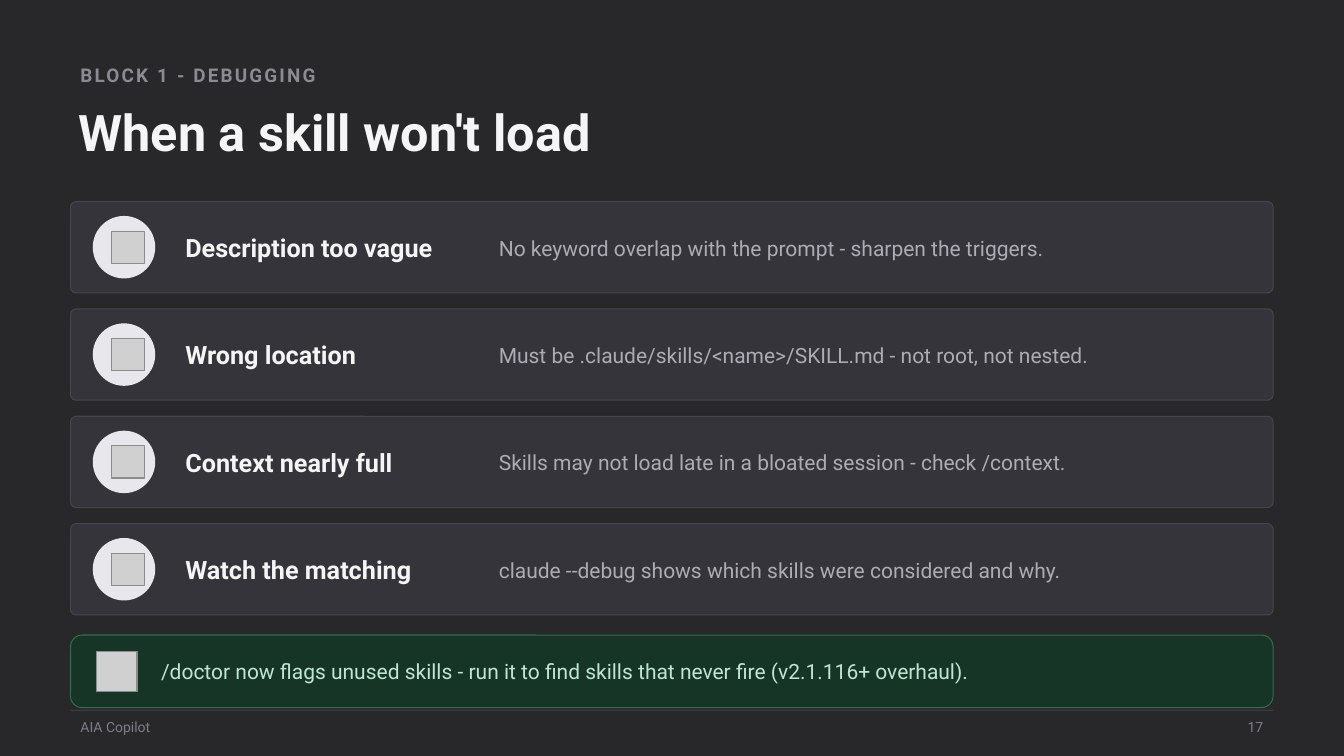
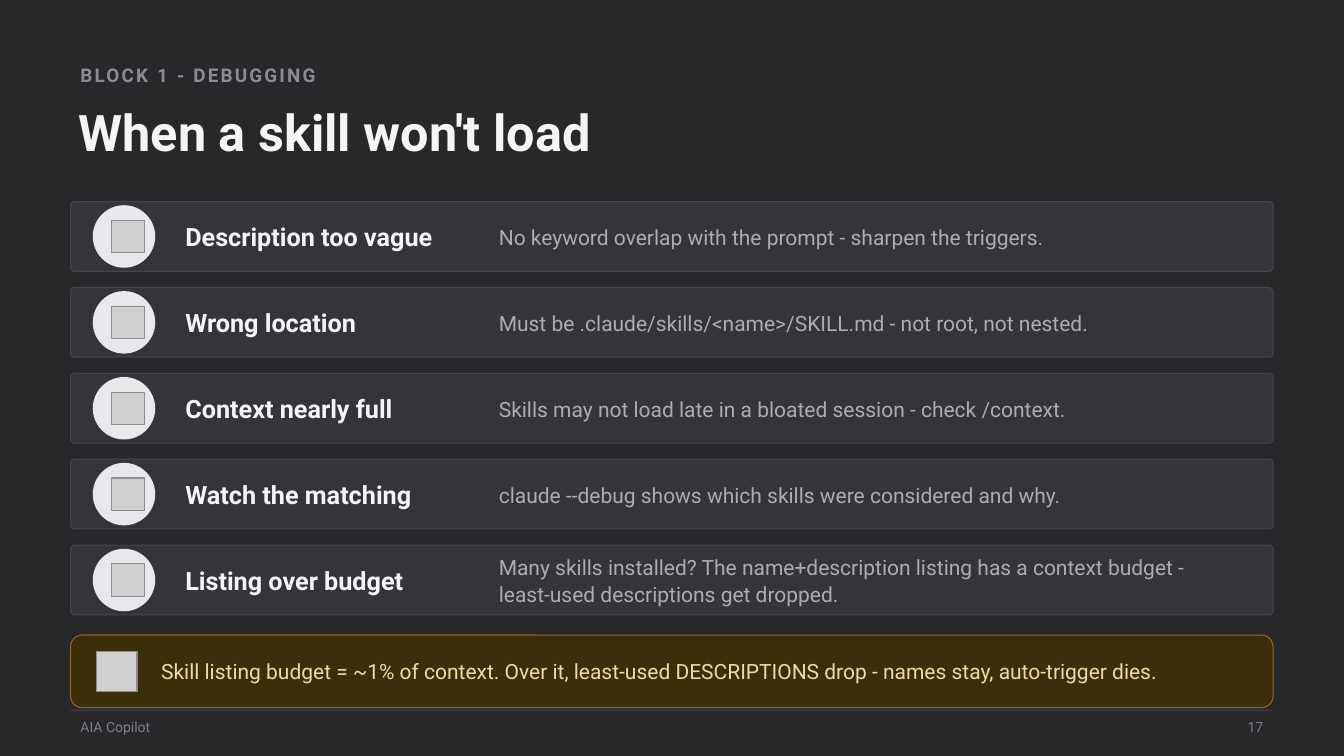
Before and after one commit to scottrhay/AIA-ClaudeCopilot, a slide deck: slide 17 of claude-code-3day/slides/Day2_Claude_Code_Extensions.pptx. Drawn at 1344x756 pixels with LibreOffice and Linux fonts; fonts in the diff are those of the drawing; grey boxes stand for pictures. Boxes give left, top, right and bottom in pixels: in the first picture for what was removed or moved away, otherwise in the second. Text is boxed around its words. In the diff, an @@ line names an element or a change of style, - is before the commit and + after.

Commit message:
Day 2: skill listing budget failure mode (dropped descriptions) on the skill-debugging slide

```diff
--- a/claude-code-3day/slides/Day2_Claude_Code_Extensions.pptx
+++ b/claude-code-3day/slides/Day2_Claude_Code_Extensions.pptx
@@ rounded rectangle: place and size @@
-rounded rectangle at (71, 202, 1273, 292)
+rounded rectangle at (71, 202, 1273, 271)
@@ ellipse: place and size @@
-ellipse at (93, 216, 155, 278)
+ellipse at (93, 206, 155, 268)
@@ text "Description too vague": place and size @@
-text "Description too vague" at (185, 238, 432, 263)
+text "Description too vague" at (185, 227, 432, 252)
@@ text "No keyword overlap with the ...": place and size @@
-text "No keyword overlap with the ..." at (499, 240, 1043, 261)
+text "No keyword overlap with the ..." at (499, 229, 1043, 250)
@@ picture: place and size @@
-picture at (112, 231, 144, 263)
+picture at (112, 221, 144, 253)
@@ rounded rectangle: place and size @@
-rounded rectangle at (71, 309, 1273, 399)
+rounded rectangle at (71, 287, 1273, 357)
@@ ellipse: place and size @@
-ellipse at (93, 324, 155, 386)
+ellipse at (93, 291, 155, 354)
@@ text "Wrong location": place and size @@
-text "Wrong location" at (185, 345, 356, 370)
+text "Wrong location" at (185, 313, 356, 338)
@@ text "Must be .claude/skills/<name>/SKILL.md - not ...": place and size @@
-text "Must be .claude/skills/<name>/SKILL.md - not ..." at (499, 347, 1088, 366)
+text "Must be .claude/skills/<name>/SKILL.md - not ..." at (499, 315, 1088, 334)
@@ picture: place and size @@
-picture at (112, 339, 144, 371)
+picture at (112, 307, 144, 339)
@@ rounded rectangle added at (71, 373, 1273, 443), fill #34343A, outline #45454C 0.75 pt @@
@@ ellipse added at (93, 377, 155, 440), fill #E7E7EC @@
@@ text "Context nearly full": place and size @@
-text "Context nearly full" at (185, 453, 392, 478)
+text "Context nearly full" at (185, 399, 392, 424)
@@ text "Skills may not load late ...": place and size @@
-text "Skills may not load late ..." at (499, 454, 1066, 475)
+text "Skills may not load late ..." at (499, 401, 1066, 422)
@@ picture: place and size @@
-picture at (112, 446, 144, 478)
+picture at (112, 392, 144, 424)
@@ rounded rectangle: place and size @@
-rounded rectangle at (71, 416, 1273, 507)
+rounded rectangle at (71, 460, 1273, 529)
@@ ellipse: place and size @@
-ellipse at (93, 431, 155, 493)
+ellipse at (93, 463, 155, 525)
@@ picture: place and size @@
-picture at (112, 554, 144, 586)
+picture at (112, 478, 144, 510)
@@ text "Watch the matching": place and size @@
-text "Watch the matching" at (185, 560, 411, 585)
+text "Watch the matching" at (185, 485, 411, 510)
@@ text "claude --debug shows which skills ...": place and size @@
-text "claude --debug shows which skills ..." at (499, 562, 1061, 583)
+text "claude --debug shows which skills ..." at (499, 487, 1061, 508)
@@ rounded rectangle: place and size @@
-rounded rectangle at (71, 524, 1273, 615)
+rounded rectangle at (71, 545, 1273, 615)
@@ ellipse: place and size @@
-ellipse at (93, 538, 155, 601)
+ellipse at (93, 548, 155, 611)
@@ picture added at (112, 564, 144, 596) @@
@@ text added at (499, 559, 1173, 607), 15 pt, text #ACACB4 @@
+Many skills installed? The name+description listing has a context budget - least-used descriptions get dropped.
@@ text added at (185, 571, 403, 596), 18 pt, text #F5F5F6, bold @@
+Listing over budget
@@ rounded rectangle at (71, 635, 1273, 708): fill #173527 to #3A2F0A; outline #2E6E4C 0.75 pt to #8A6B1E 0.75 pt @@
@@ text at (161, 663, 1156, 684): text changed; text colour #BFE6D2 to #F0D9A6 @@
-/doctor now flags unused skills - run it to find skills that never fire (v2.1.116+ overhaul).
+Skill listing budget = ~1% of context. Over it, least-used DESCRIPTIONS drop - names stay, auto-trigger dies.
```
